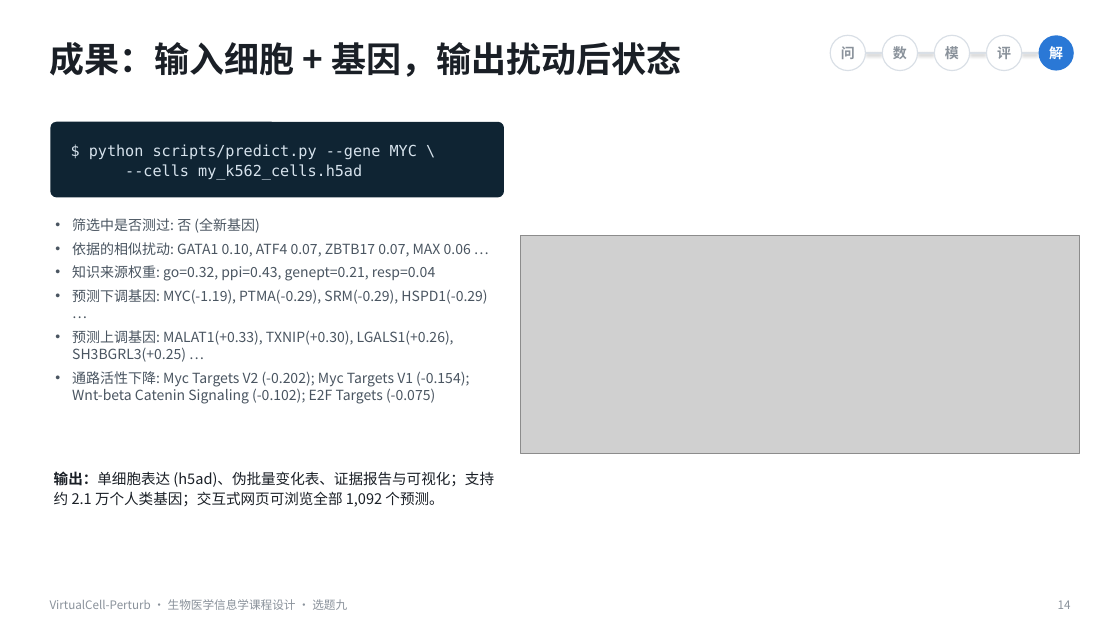
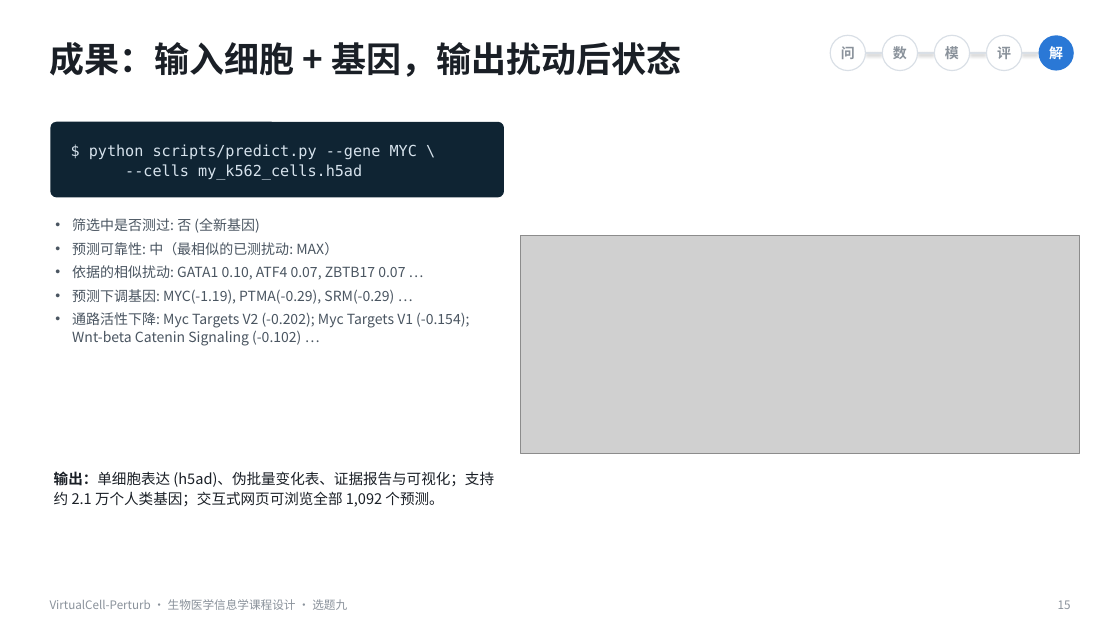
Before and after one commit to GuTianshuo/VirtualCell-Perturb, a slide deck: slide 15 of docs/VirtualCell-Perturb_汇报.pptx (slide 14 before the commit). Drawn at 1120x630 pixels with LibreOffice and Linux fonts; fonts in the diff are those of the drawing; grey boxes stand for pictures. Boxes give left, top, right and bottom in pixels: in the first picture for what was removed or moved away, otherwise in the second. Text is boxed around its words. In the diff, an @@ line names an element or a change of style, - is before the commit and + after.

```diff
--- a/docs/VirtualCell-Perturb_汇报.pptx
+++ b/docs/VirtualCell-Perturb_汇报.pptx
@@ text at bbox=[72, 242, 469, 346]: text changed @@
-• 依据的相似扰动: GATA1 0.10, ATF4 0.07, ZBTB17 0.07, MAX 0.06 …
-• 知识来源权重: go=0.32, ppi=0.43, genept=0.21, resp=0.04
-• 预测下调基因: MYC(-1.19), PTMA(-0.29), SRM(-0.29), HSPD1(-0.29) …
-• 预测上调基因: MALAT1(+0.33), TXNIP(+0.30), LGALS1(+0.26), SH3BGRL3(+0.25) …
-• 通路活性下降: Myc Targets V2 (-0.202); Myc Targets V1 (-0.154); Wnt-beta Catenin Signaling (-0.102); E2F Targets (-0.075)
+• 预测可靠性: 中（最相似的已测扰动: MAX）
+• 依据的相似扰动: GATA1 0.10, ATF4 0.07, ZBTB17 0.07 …
+• 预测下调基因: MYC(-1.19), PTMA(-0.29), SRM(-0.29) …
+• 通路活性下降: Myc Targets V2 (-0.202); Myc Targets V1 (-0.154); Wnt-beta Catenin Signaling (-0.102) …
@@ text at bbox=[1058, 600, 1071, 609]: text changed @@
-14
+15
```
Also in this commit, not shown: 11 other slides changed, 1 slide added, 51 other files.
